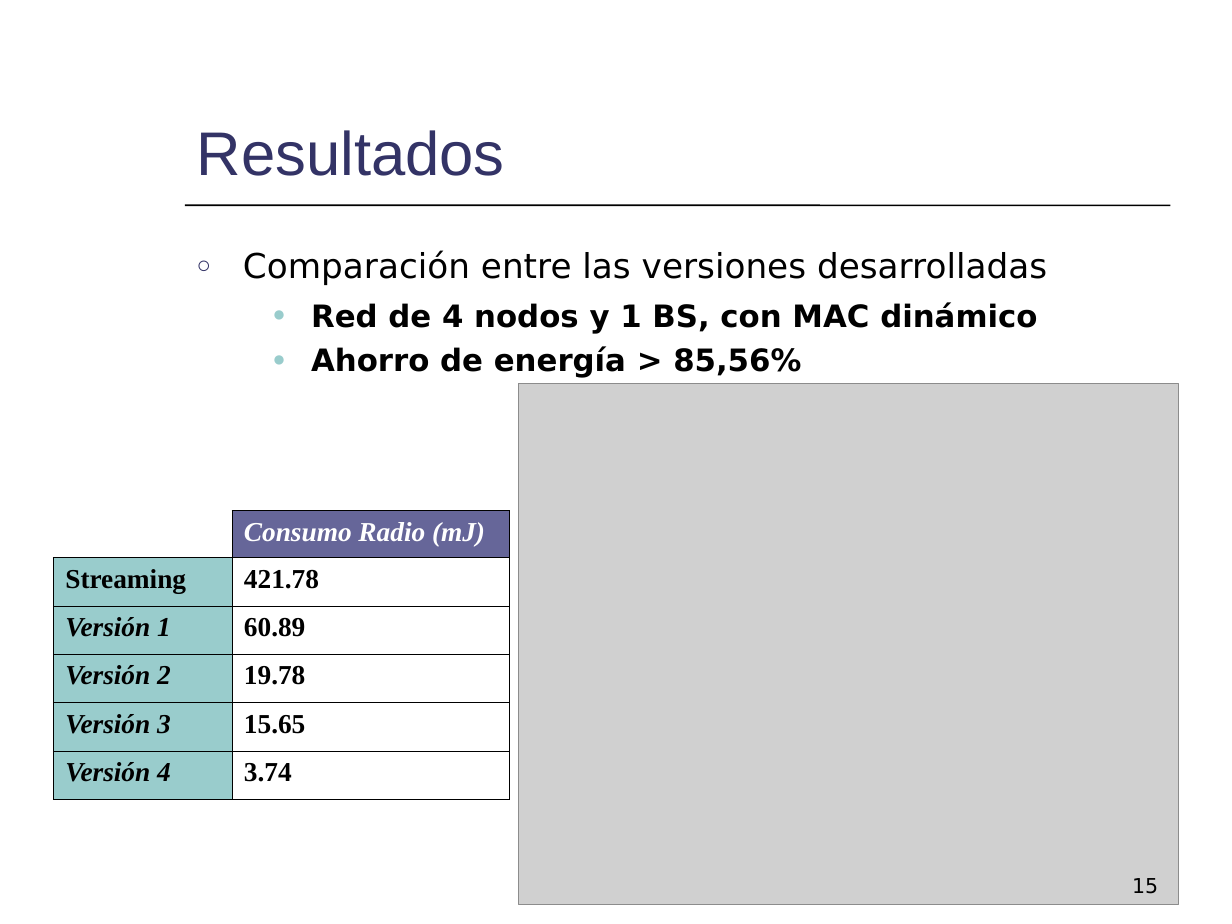
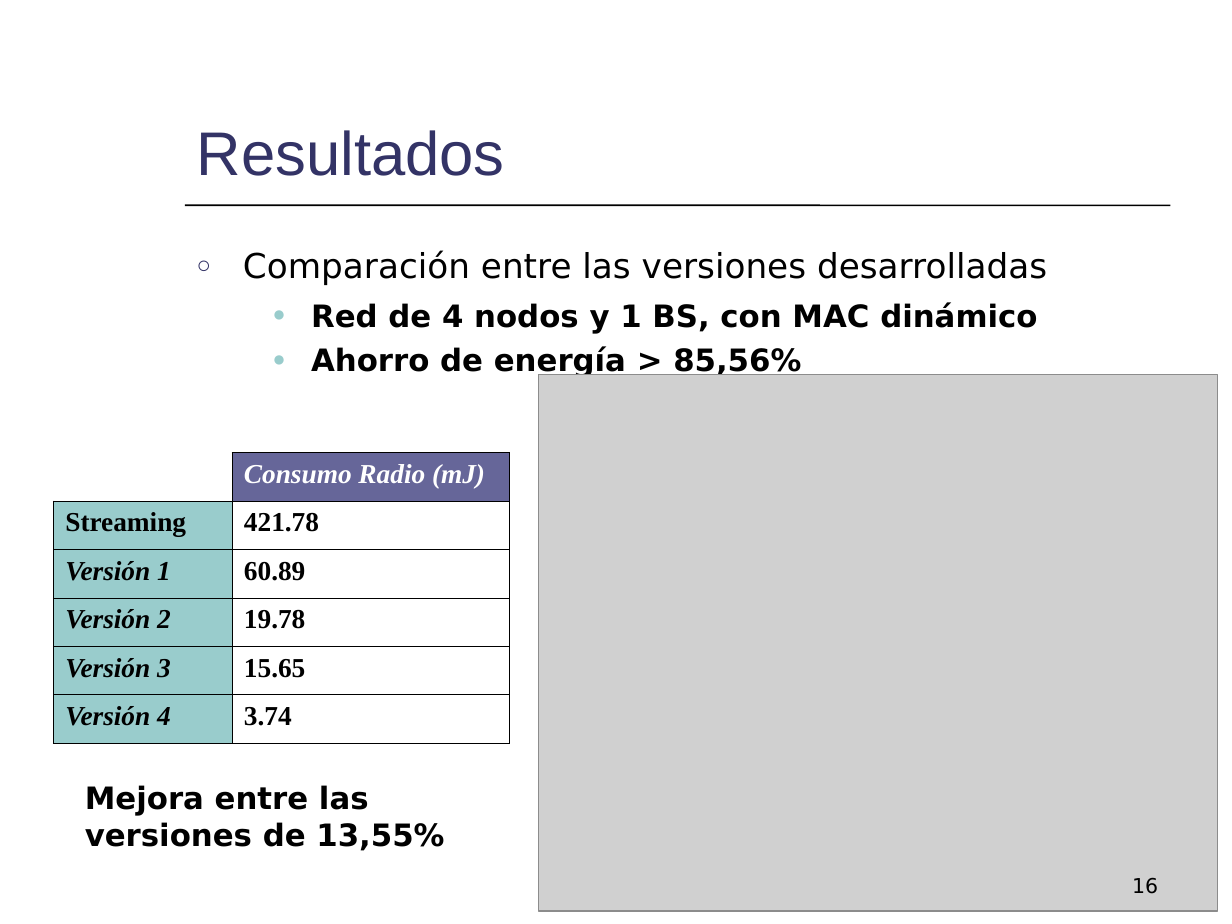
Before and after one commit to mmja/redsensores, a slide deck: slide 16 of Memoria/Consumo.ppt (slide 15 before the commit). Drawn at 1232x924 pixels with LibreOffice and Linux fonts; fonts in the diff are those of the drawing; grey boxes stand for pictures. Boxes give left, top, right and bottom in pixels: in the first picture for what was removed or moved away, otherwise in the second. Text is boxed around its words. In the diff, an @@ line names an element or a change of style, - is before the commit and + after.

```diff
--- a/Memoria/Consumo.ppt
+++ b/Memoria/Consumo.ppt
@@ picture resized from (x1=519, y1=383, x2=1179, y2=904) to (x1=538, y1=375, x2=1217, y2=910) @@
@@ table resized from (x1=53, y1=510, x2=509, y2=797) to (x1=53, y1=452, x2=509, y2=743) @@
@@ text added at (x1=85, y1=785, x2=444, y2=851), 18 pt, text #000000, bold @@
+Mejora entre las versiones de 13,55%
@@ page number at (x1=1132, y1=877, x2=1158, y2=894): text changed @@
-15
+16
```
Also in this commit, not shown: 5 other slides changed, 1 slide added.
